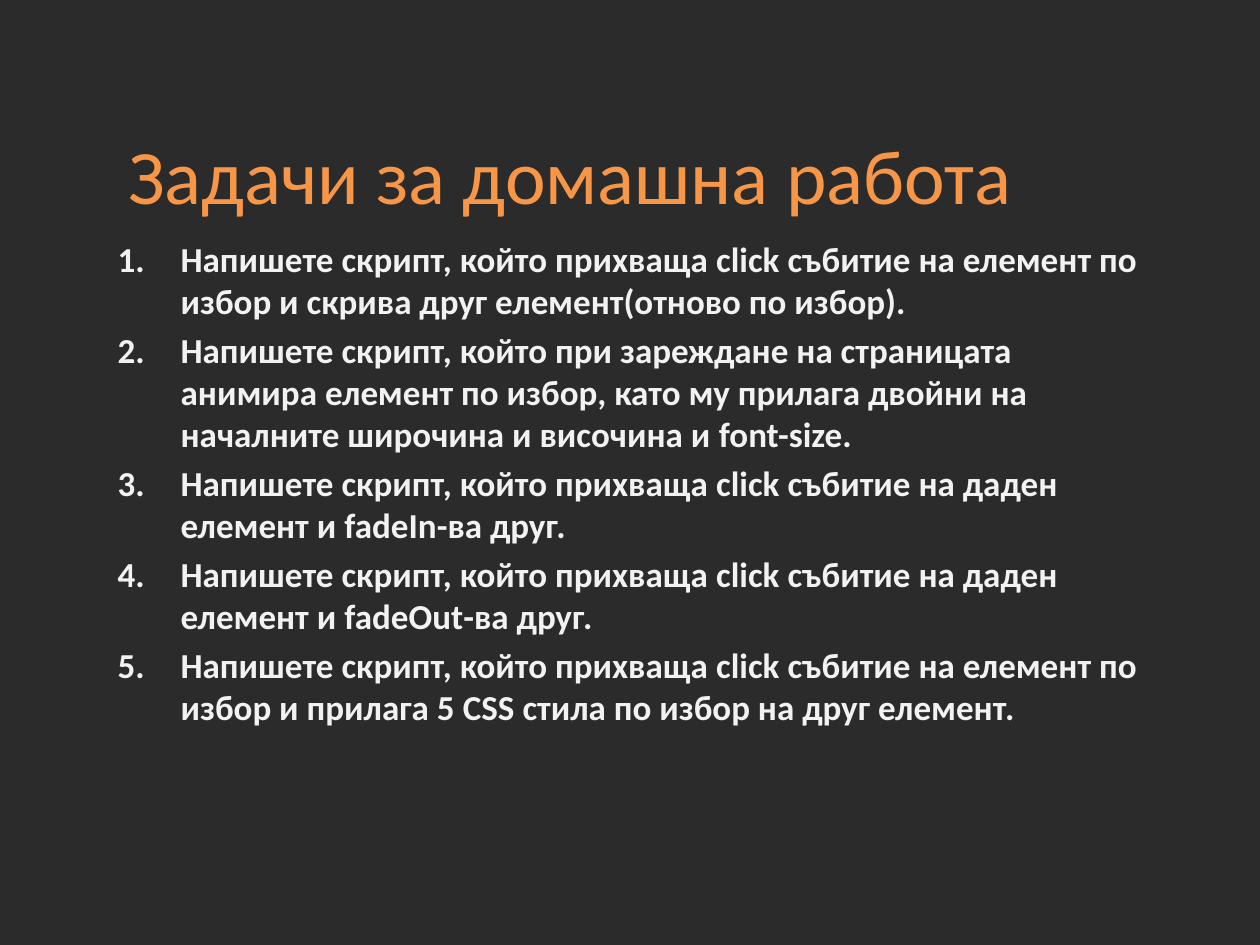
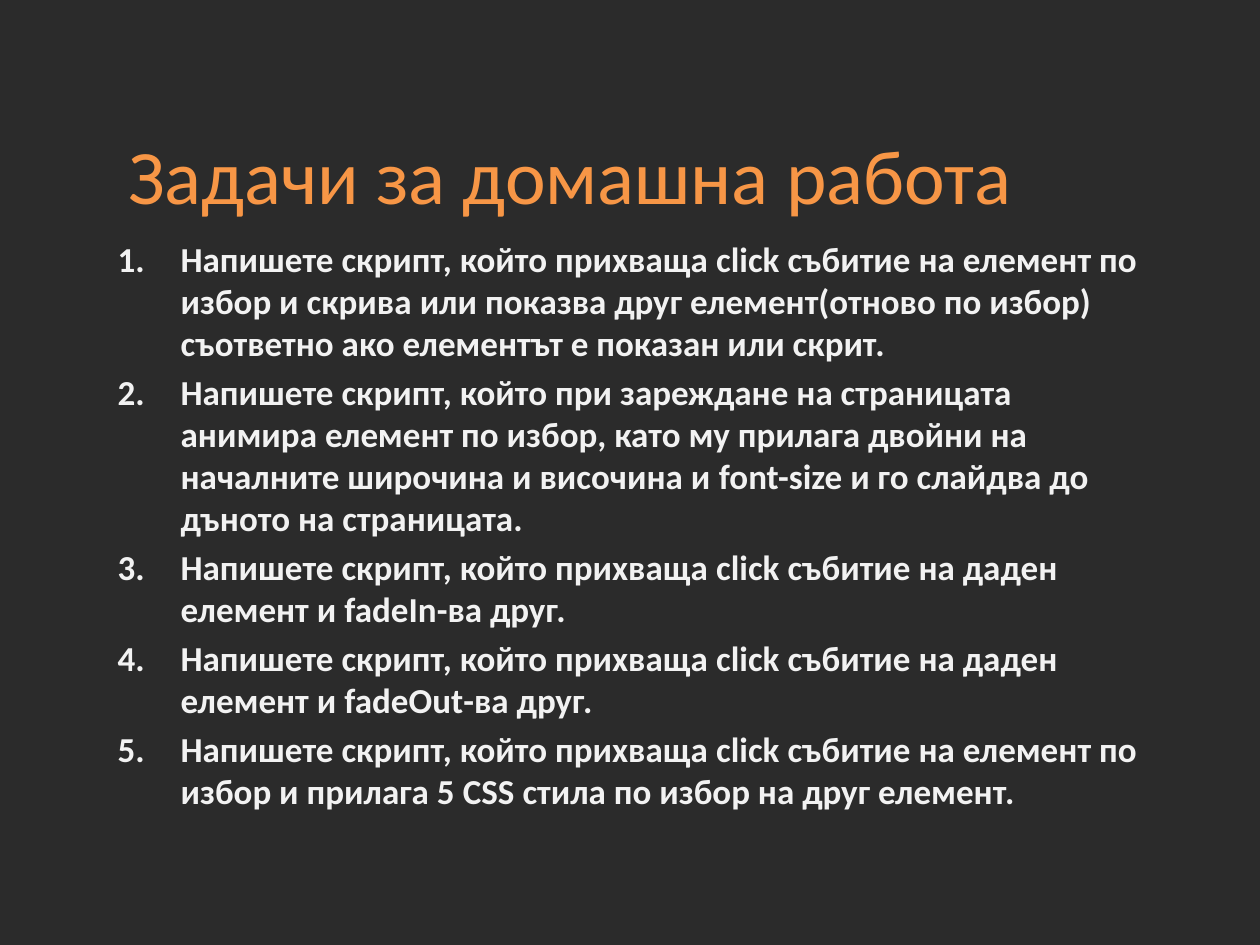
Before and after one commit to Academy-Soft-Intellect/Front-End-Course, a slide deck: slide 28 of 11-jQuery.pptx (slide 16 before the commit). Drawn at 1260x945 pixels with LibreOffice and Linux fonts; fonts in the diff are those of the drawing; background and template pictures are left out; a plain dark background stands for a picture behind light text. Boxes give left, top, right and bottom in pixels: in the first picture for what was removed or moved away, otherwise in the second. Text is boxed around its words. In the diff, an @@ line names an element or a change of style, - is before the commit and + after.

```diff
--- a/11-jQuery.pptx
+++ b/11-jQuery.pptx
@@ text at [181,247,1137,537]: text changed @@
-1. Напишете скрипт, който прихваща click събитие на елемент по избор и скрива друг елемент(отново по избор).
-2. Напишете скрипт, който при зареждане на страницата анимира елемент по избор, като му прилага двойни на началните широчина и височина и font-size.
+1. Напишете скрипт, който прихваща click събитие на елемент по избор и скрива или показва друг елемент(отново по избор) съответно ако елементът е показан или скрит.
+2. Напишете скрипт, който при зареждане на страницата анимира елемент по избор, като му прилага двойни на началните широчина и височина и font-size и го слайдва до дъното на страницата.
```
Also in this commit, not shown: 2 other slides changed, 12 slides added.
